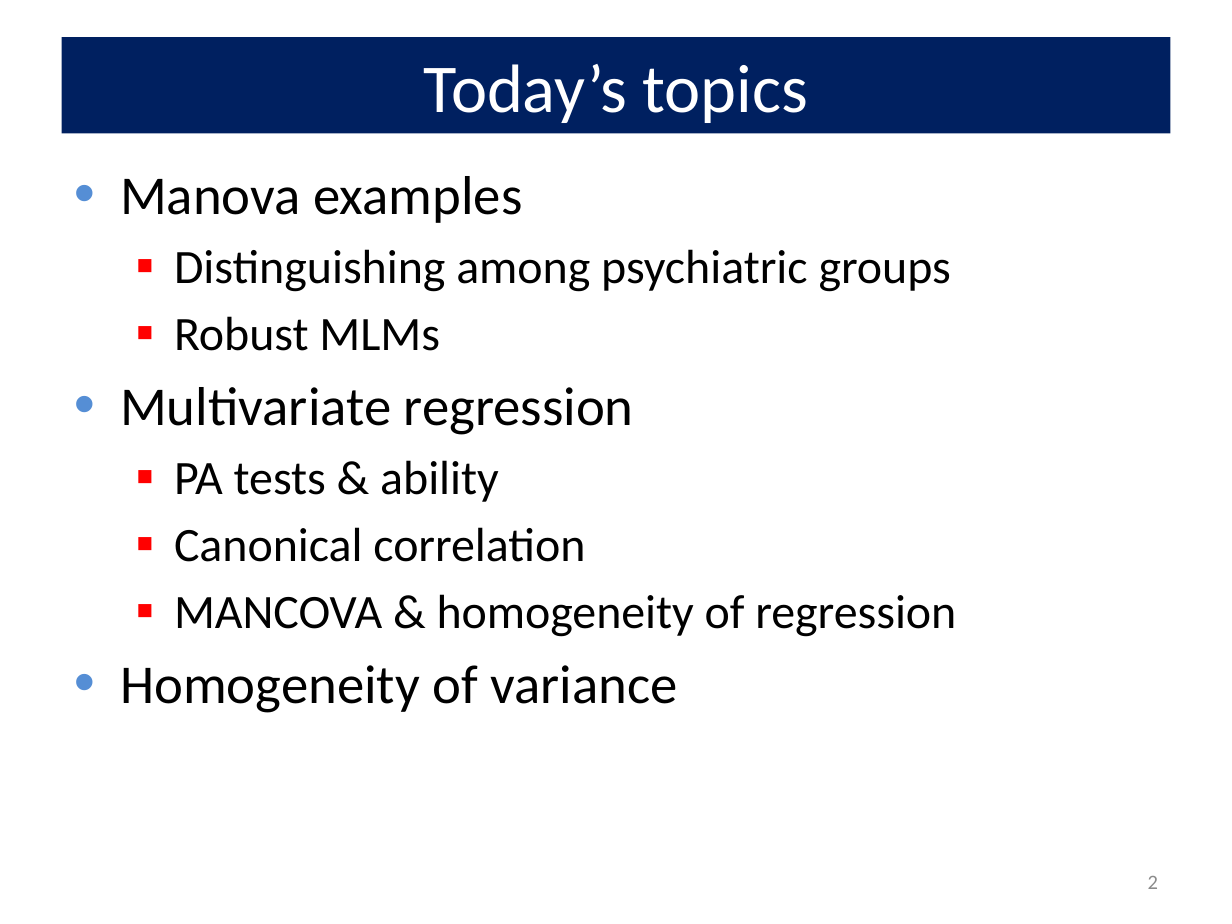
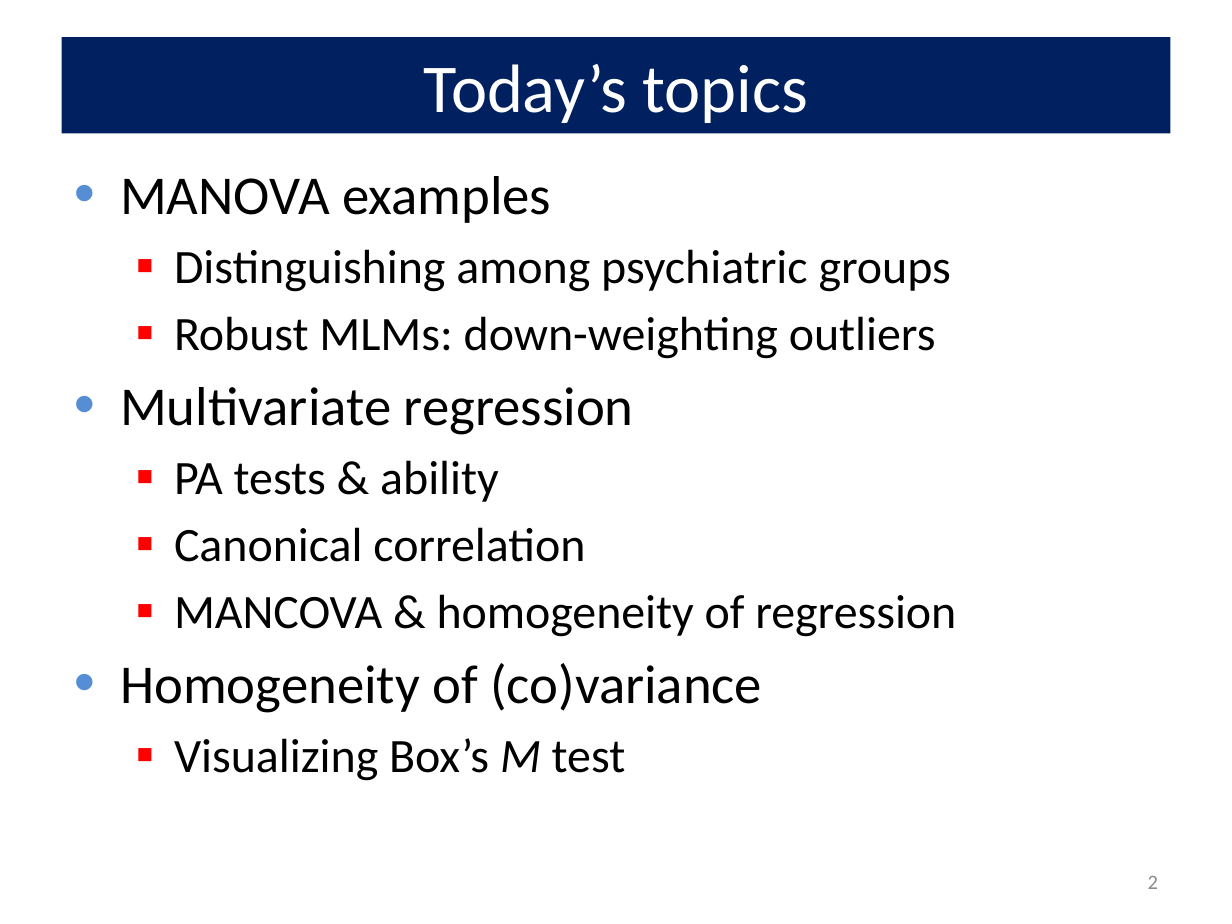
Before and after one commit to friendly/VisMLM-course, a slide deck: slide 2 of lectures/lecture3.pptx. Drawn at 1232x924 pixels with LibreOffice and Linux fonts; fonts in the diff are those of the drawing. Boxes give left, top, right and bottom in pixels: in the first picture for what was removed or moved away, otherwise in the second. Text is boxed around its words. In the diff, an @@ line names an element or a change of style, - is before the commit and + after.

Commit message:
update lecture 3

```diff
--- a/lectures/lecture3.pptx
+++ b/lectures/lecture3.pptx
@@ text at [120,176,551,223]: text changed @@
-• Manova examples
+• MANOVA examples
@@ text at [174,316,936,359]: text changed @@
-  ▪ Robust MLMs
+  ▪ Robust MLMs: down-weighting outliers
@@ text at [120,663,762,781]: text changed @@
-• Homogeneity of variance
+• Homogeneity of (co)variance
+  ▪ Visualizing Box’s M test
```
Also in this commit, not shown: 14 other slides changed, 2 other files.
